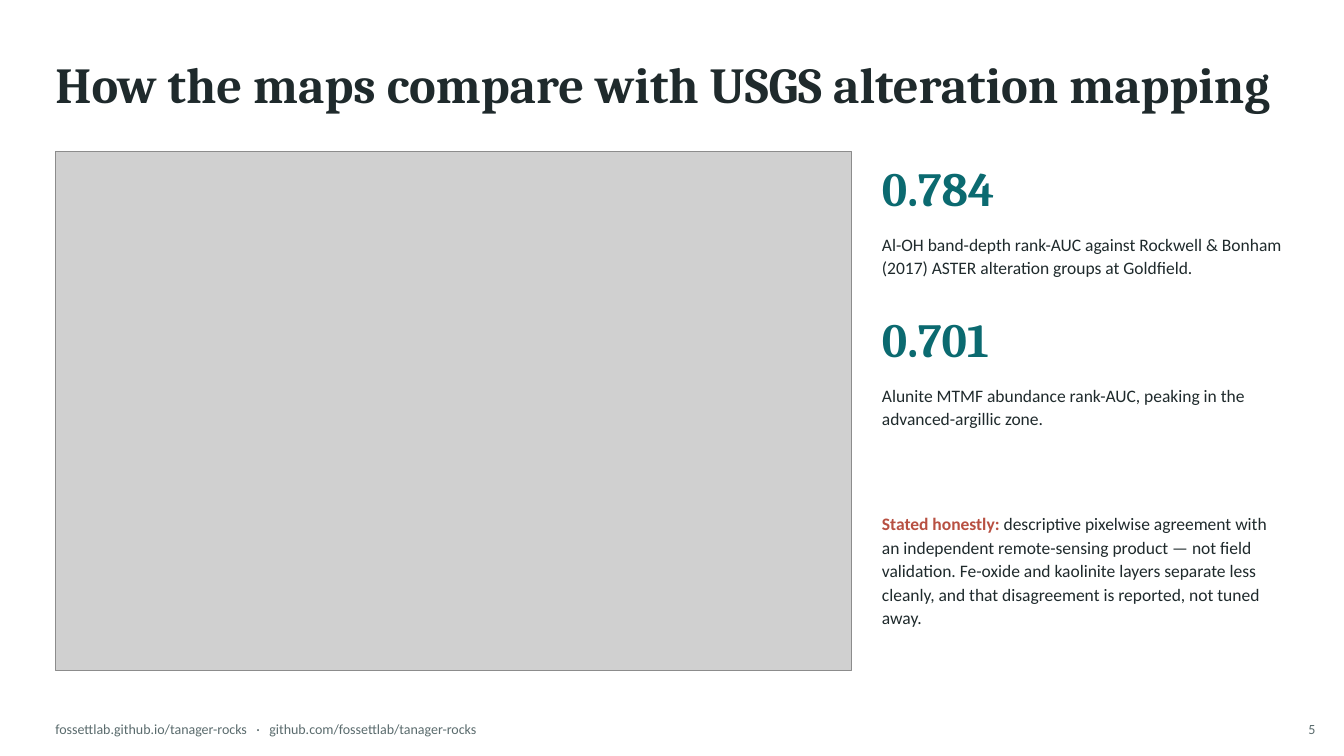
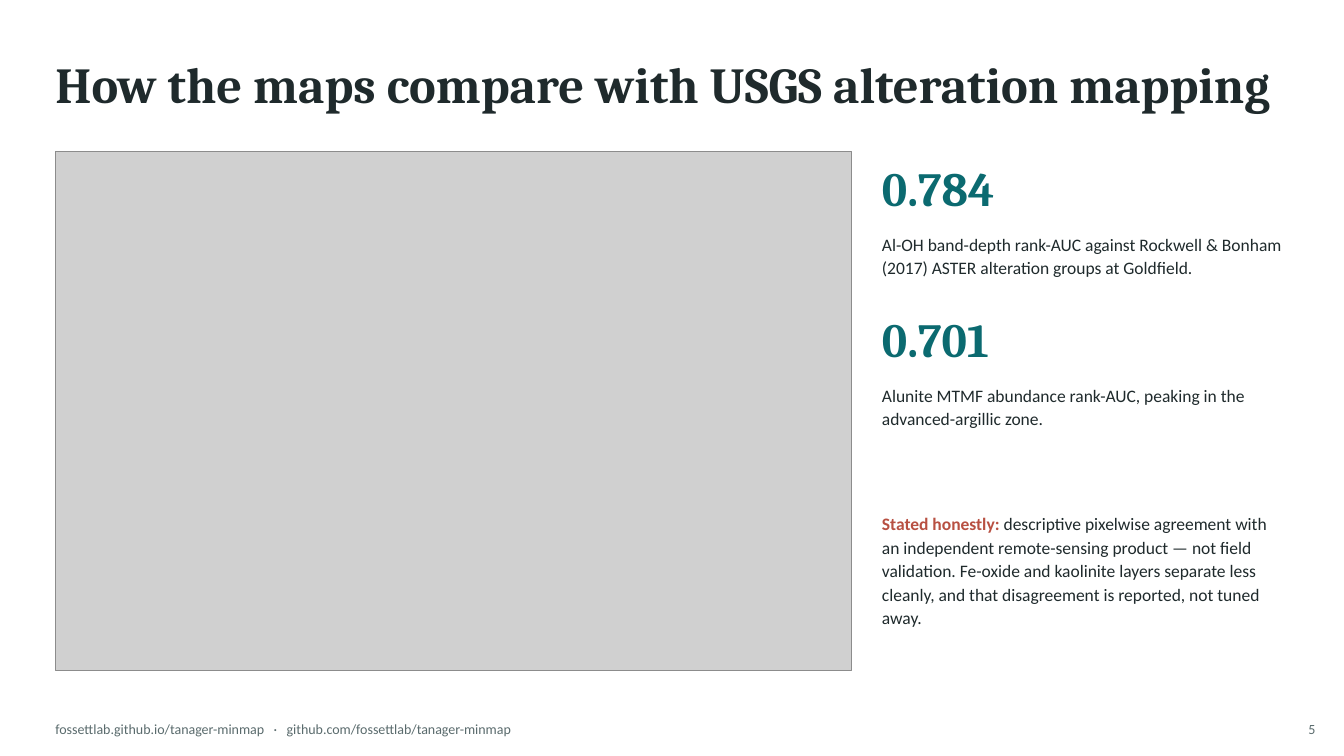
Before and after one commit to fossettlab/tanager-minmap, a slide deck: slide 5 of submission/tanager_minmap_deck.pptx. Drawn at 1344x756 pixels with LibreOffice and Linux fonts; fonts in the diff are those of the drawing; grey boxes stand for pictures. Boxes give left, top, right and bottom in pixels: in the first picture for what was removed or moved away, otherwise in the second. Text is boxed around its words. In the diff, an @@ line names an element or a change of style, - is before the commit and + after.

Commit message:
Rebuild the deck and memo under the tanager-minmap name

```diff
--- a/submission/tanager_minmap_deck.pptx
+++ b/submission/tanager_minmap_deck.pptx
@@ text at <box>55,724,511,737</box>: text changed @@
-fossettlab.github.io/tanager-rocks · github.com/fossettlab/tanager-rocks
+fossettlab.github.io/tanager-minmap · github.com/fossettlab/tanager-minmap
```
Also in this commit, not shown: 8 other slides changed, 1 other file.
